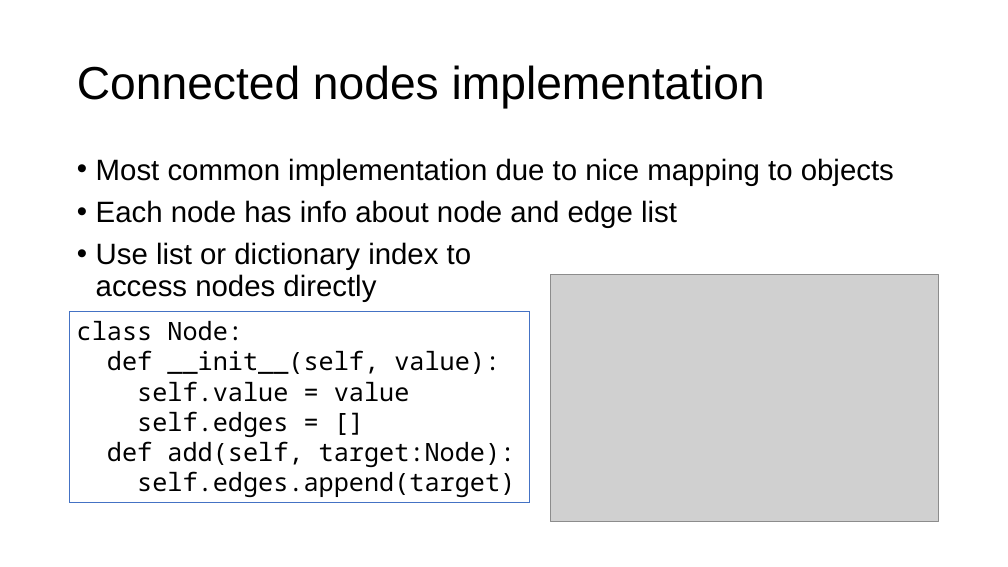
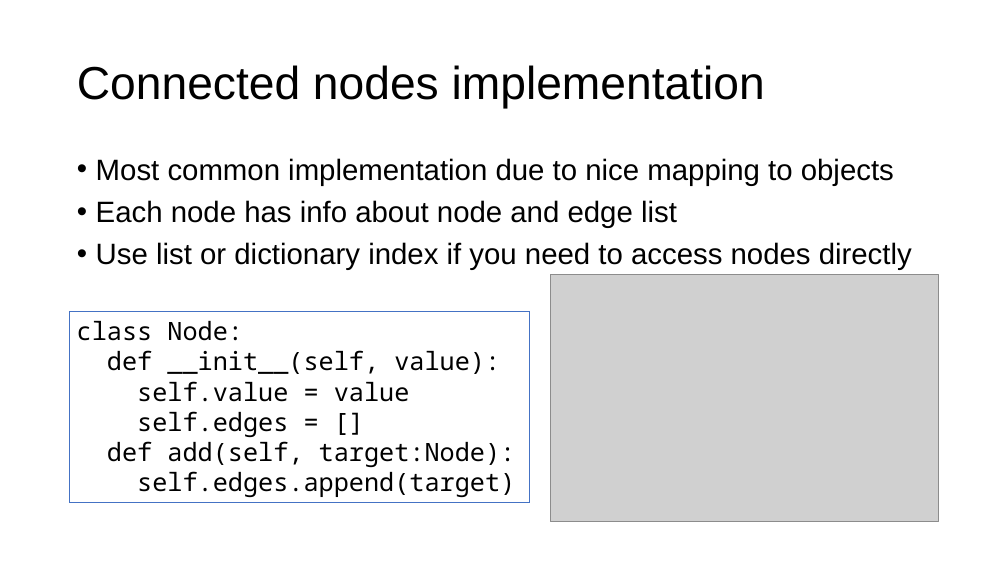
Before and after one commit to parrt/msds689, a slide deck: slide 6 of notes/graphs.pptx. Drawn at 1008x567 pixels with LibreOffice and Linux fonts; fonts in the diff are those of the drawing; grey boxes stand for pictures; background and template pictures are left out. Boxes give left, top, right and bottom in pixels: in the first picture for what was removed or moved away, otherwise in the second. Text is boxed around its words. In the diff, an @@ line names an element or a change of style, - is before the commit and + after.

```diff
--- a/notes/graphs.pptx
+++ b/notes/graphs.pptx
@@ text at bbox=[96, 242, 912, 270]: text changed @@
-• Use list or dictionary index to
-  access nodes directly
+• Use list or dictionary index if you need to access nodes directly
```
Also in this commit, not shown: 15 other slides changed, 3 slides added, 1 slide removed, 2 other files.
